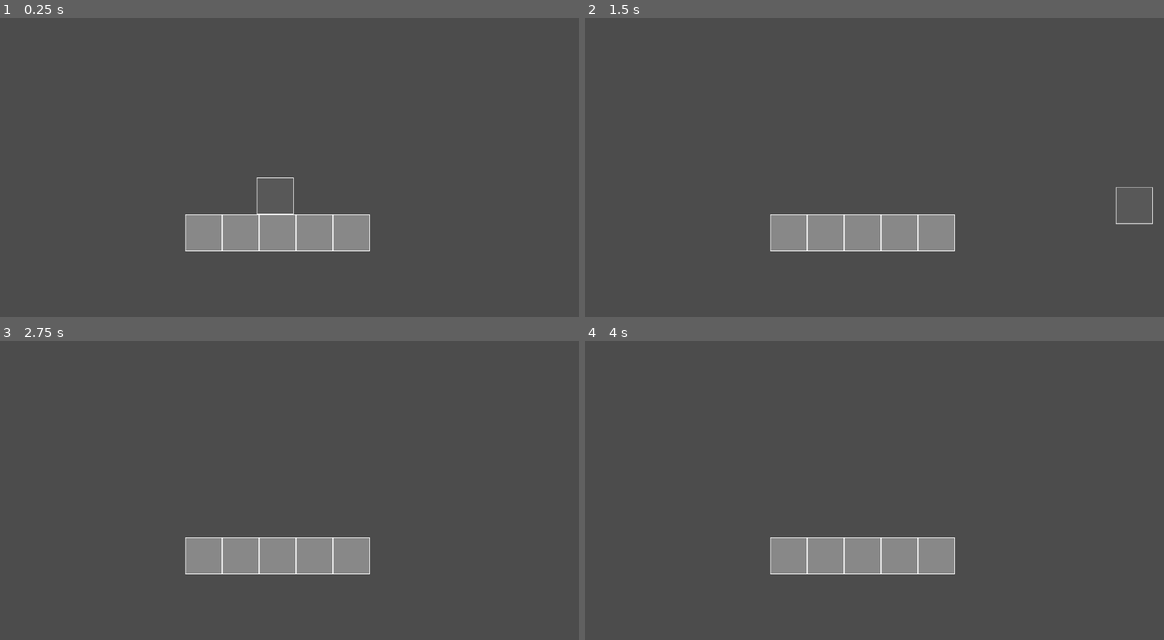
Above: before the commit, frames 1-4 (two rows, left to right).
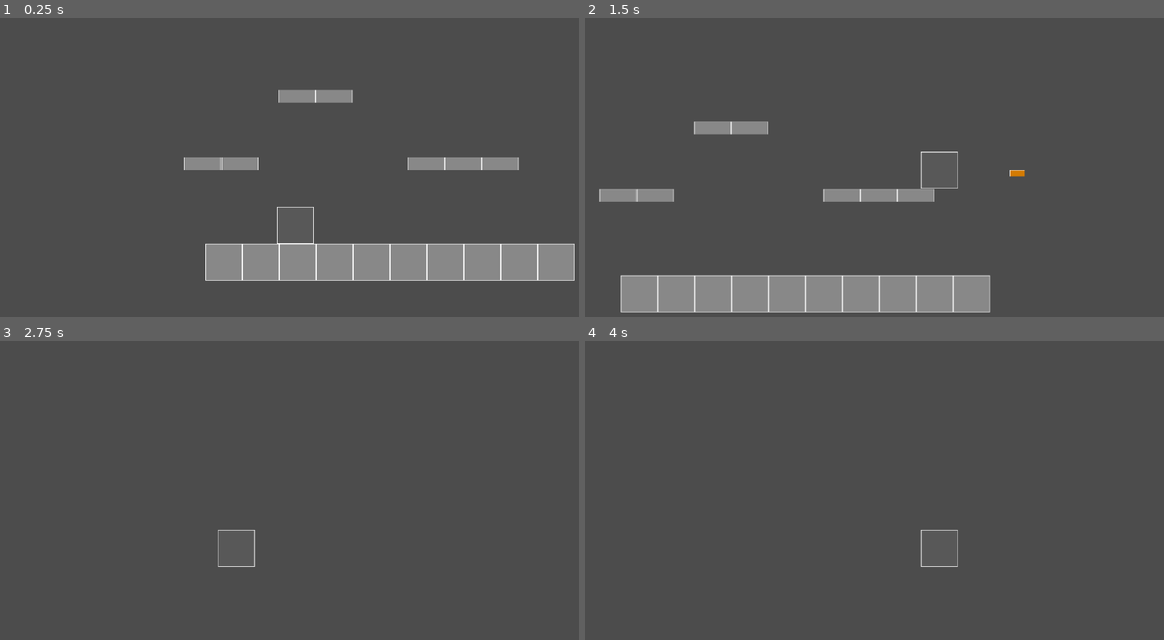
Above: after the commit, the same moments.

Repository: SageCreations/GAME1303FinalProject
Game: Godot game, scene res://_LevelScenes/TestLevel.tscn
Same seed, same stepped clock (60 frames per second), same inputs: the game is played once before the commit and once after it. The project has no main scene, so this scene is started directly.
Inputs:
- Up to frame 1 (0.25 s): no input
- Up to frame 2 (1.5 s): tap Enter at 0.5 s; hold D (lvl_1_move_right) from 0.53 s (still down); tap F (lvl_1_shoot, bound only after the commit) at 0.6, 1.35 s; tap Space (lvl_1_jump) at 0.77 s
- Up to frame 3 (2.75 s): tap Space (lvl_1_jump) at 1.52 s; release D (lvl_1_move_right) at 2.03 s; hold A (lvl_1_move_left) from 2.03 s (still down); tap F (lvl_1_shoot, bound only after the commit) at 2.1 s
- Up to frame 4 (4 s): tap Space (lvl_1_jump) at 2.75, 3.02, 3.77 s; release A (lvl_1_move_left) at 2.78 s; hold D (lvl_1_move_right) from 2.78 s (still down); tap F (lvl_1_shoot, bound only after the commit) at 2.85, 3.6 s; tap Enter at 3.5 s

The runs differ from the first frame. In frame 1, 13% of the frame differs, in the area x 31-100%, y 23-88%; in frame 2, 14%, in the area x 2-99%, y 34-99%; in frame 3, 3.9%; in frame 4, 4.0%.

Commit message:
finished basic player controller

Diff:
--- a/DungeonBosses/Prefabs/Player_Level_1.tscn
+++ b/DungeonBosses/Prefabs/Player_Level_1.tscn
@@ -1,7 +1,8 @@
-[gd_scene load_steps=5 format=2]
+[gd_scene load_steps=6 format=2]
 
 [ext_resource path="res://Sprites/Prototyping/DarkGrey_Box64x64.png" type="Texture" id=1]
 [ext_resource path="res://Scripts/Player_Level_1.gd" type="Script" id=2]
+[ext_resource path="res://Prefabs/bullet.tscn" type="PackedScene" id=3]
 
 [sub_resource type="RectangleShape2D" id=1]
 extents = Vector2( 32, 32 )
@@ -11,6 +12,7 @@
 
 [node name="Player" type="KinematicBody2D"]
 script = ExtResource( 2 )
+bullet_scene = ExtResource( 3 )
 
 [node name="Sprite" type="Sprite" parent="."]
 texture = ExtResource( 1 )
@@ -21,3 +23,8 @@
 [node name="circleCollision" type="CollisionShape2D" parent="."]
 position = Vector2( 0, 1 )
 shape = SubResource( 2 )
+
+[node name="Camera2D" type="Camera2D" parent="."]
+current = true
+drag_margin_h_enabled = true
+drag_margin_v_enabled = true
--- /dev/null
+++ b/DungeonBosses/Prefabs/bullet.tscn
@@ -0,0 +1,28 @@
+[gd_scene load_steps=4 format=2]
+
+[ext_resource path="res://Scripts/bullet.gd" type="Script" id=1]
+[ext_resource path="res://Sprites/Prototyping/Orange_Box64x64.png" type="Texture" id=2]
+
+[sub_resource type="RectangleShape2D" id=1]
+extents = Vector2( 13, 5.5 )
+
+[node name="bullet" type="RigidBody2D"]
+mode = 3
+mass = 0.00102041
+gravity_scale = 0.0
+script = ExtResource( 1 )
+
+[node name="Sprite" type="Sprite" parent="."]
+scale = Vector2( 0.40625, 0.171875 )
+texture = ExtResource( 2 )
+centered = false
+
+[node name="CollisionShape2D" type="CollisionShape2D" parent="."]
+position = Vector2( 13, 5.5 )
+shape = SubResource( 1 )
+
+[node name="Timer" type="Timer" parent="."]
+wait_time = 0.2
+
+[connection signal="body_shape_entered" from="." to="." method="_on_bullet_body_shape_entered"]
+[connection signal="timeout" from="Timer" to="." method="_on_Timer_timeout"]
--- a/DungeonBosses/Scripts/Player_Level_1.gd
+++ b/DungeonBosses/Scripts/Player_Level_1.gd
@@ -9,15 +9,18 @@
 export var gravity = 50
 export var max_fall_speed = 1000
 
+export (PackedScene) var bullet_scene
 
 #onready var anim_player = $AnimationPlayer
 onready var sprite = $Sprite
 
 var y_vel = 0
 var facing_right = false
+var bullet_dir
 
 #function handles movement and jump
 func _physics_process(delta):
+	# left and right movement
 	var move_dir = 0
 	if Input.is_action_pressed("lvl_1_move_right"):
 		move_dir += 1
@@ -25,6 +28,7 @@
 		move_dir -= 1
 	move_and_slide(Vector2(move_dir * move_speed, y_vel), Vector2(0, -1))
 
+	# jump
 	var grounded = is_on_floor()
 	y_vel += gravity
 	if (grounded && Input.is_action_just_pressed("lvl_1_jump")):
@@ -34,10 +38,19 @@
 	if (y_vel > max_fall_speed):
 		y_vel = max_fall_speed
 
+	# flip sprite direction, made it direct bullet direction too
 	if (facing_right && move_dir < 0):
 		flip()
 	if (!facing_right && move_dir > 0):
 		flip()
+
+	if(facing_right):
+		bullet_dir = 1
+	else:
+		bullet_dir = -1
+	# shoot
+	if (Input.is_action_just_pressed("lvl_1_shoot")):
+		shoot(bullet_dir)
 
 #	if (grounded):
 #		if (move_dir == 0):
@@ -47,6 +60,14 @@
 #	else:
 #		play_anim("jump")
 
+# function for shooting
+func shoot(dir):
+	var bullet = bullet_scene.instance()
+	if (dir > 0):
+		bullet.setup(Vector2(position.x+32, position.y), rotation, dir)
+	else:
+		bullet.setup(Vector2(position.x-64, position.y), rotation, dir)
+	get_parent().add_child(bullet)
 
 # function to flip sprite direction
 func flip():
--- /dev/null
+++ b/DungeonBosses/Scripts/bullet.gd
@@ -0,0 +1,30 @@
+extends RigidBody2D
+
+export (float) var speed = 20.0
+var start_pos
+export (int) var distance = 300
+
+func _ready():
+	pass
+
+# dir should be 1(right) or -1(left)
+func setup(pos, rot, dir):
+	position = pos
+	rotation = rot
+	speed = dir * speed
+	start_pos = position.x
+
+
+#position.x > start_pos-distance
+func _physics_process(_delta):
+	if (position.x < start_pos+distance && position.x > start_pos-distance):
+		position.x += speed
+	else:
+		queue_free()
+
+func _on_Timer_timeout():
+	queue_free()
+
+func _on_bullet_body_shape_entered(body_rid, body, body_shape_index, local_shape_index):
+	$collision_shape.queue_free()
+	$sprite.queue_free()
--- a/DungeonBosses/_LevelScenes/TestLevel.tscn
+++ b/DungeonBosses/_LevelScenes/TestLevel.tscn
@@ -20,58 +20,223 @@
 
 [node name="test" type="Node2D"]
 
-[node name="ground" type="Sprite" parent="."]
+[node name="ground assets" type="Node" parent="."]
+
+[node name="ground" type="Sprite" parent="ground assets"]
 position = Vector2( 321, 341 )
 texture = ExtResource( 1 )
 centered = false
 
-[node name="StaticBody2D" type="StaticBody2D" parent="ground"]
-
-[node name="CollisionShape2D" type="CollisionShape2D" parent="ground/StaticBody2D"]
+[node name="StaticBody2D" type="StaticBody2D" parent="ground assets/ground"]
+
+[node name="CollisionShape2D" type="CollisionShape2D" parent="ground assets/ground/StaticBody2D"]
 position = Vector2( 32, 32.5 )
 shape = SubResource( 1 )
 
-[node name="ground2" type="Sprite" parent="."]
+[node name="ground2" type="Sprite" parent="ground assets"]
 position = Vector2( 385, 341 )
 texture = ExtResource( 1 )
 centered = false
 
-[node name="StaticBody2D" type="StaticBody2D" parent="ground2"]
-
-[node name="CollisionShape2D" type="CollisionShape2D" parent="ground2/StaticBody2D"]
+[node name="StaticBody2D" type="StaticBody2D" parent="ground assets/ground2"]
+
+[node name="CollisionShape2D" type="CollisionShape2D" parent="ground assets/ground2/StaticBody2D"]
 position = Vector2( 32, 32.5 )
 shape = SubResource( 2 )
 
-[node name="ground3" type="Sprite" parent="."]
+[node name="ground3" type="Sprite" parent="ground assets"]
 position = Vector2( 449, 341 )
 texture = ExtResource( 1 )
 centered = false
 
-[node name="StaticBody2D" type="StaticBody2D" parent="ground3"]
-
-[node name="CollisionShape2D" type="CollisionShape2D" parent="ground3/StaticBody2D"]
+[node name="StaticBody2D" type="StaticBody2D" parent="ground assets/ground3"]
+
+[node name="CollisionShape2D" type="CollisionShape2D" parent="ground assets/ground3/StaticBody2D"]
 position = Vector2( 32, 32.5 )
 shape = SubResource( 3 )
 
-[node name="ground4" type="Sprite" parent="."]
+[node name="ground4" type="Sprite" parent="ground assets"]
 position = Vector2( 513, 341 )
 texture = ExtResource( 1 )
 centered = false
 
-[node name="StaticBody2D" type="StaticBody2D" parent="ground4"]
-
-[node name="CollisionShape2D" type="CollisionShape2D" parent="ground4/StaticBody2D"]
+[node name="StaticBody2D" type="StaticBody2D" parent="ground assets/ground4"]
+
+[node name="CollisionShape2D" type="CollisionShape2D" parent="ground assets/ground4/StaticBody2D"]
 position = Vector2( 32, 32.5 )
 shape = SubResource( 4 )
 
-[node name="ground5" type="Sprite" parent="."]
+[node name="ground5" type="Sprite" parent="ground assets"]
 position = Vector2( 577, 341 )
 texture = ExtResource( 1 )
 centered = false
 
-[node name="StaticBody2D" type="StaticBody2D" parent="ground5"]
-
-[node name="CollisionShape2D" type="CollisionShape2D" parent="ground5/StaticBody2D"]
+[node name="StaticBody2D" type="StaticBody2D" parent="ground assets/ground5"]
+
+[node name="CollisionShape2D" type="CollisionShape2D" parent="ground assets/ground5/StaticBody2D"]
+position = Vector2( 32, 32.5 )
+shape = SubResource( 5 )
+
+[node name="ground6" type="Sprite" parent="ground assets"]
+position = Vector2( 641, 341 )
+texture = ExtResource( 1 )
+centered = false
+
+[node name="StaticBody2D" type="StaticBody2D" parent="ground assets/ground6"]
+visible = false
+
+[node name="CollisionShape2D" type="CollisionShape2D" parent="ground assets/ground6/StaticBody2D"]
+visible = false
+position = Vector2( 32, 32.5 )
+shape = SubResource( 5 )
+
+[node name="ground7" type="Sprite" parent="ground assets"]
+position = Vector2( 897, 341 )
+texture = ExtResource( 1 )
+centered = false
+
+[node name="StaticBody2D" type="StaticBody2D" parent="ground assets/ground7"]
+visible = false
+
+[node name="CollisionShape2D" type="CollisionShape2D" parent="ground assets/ground7/StaticBody2D"]
+visible = false
+position = Vector2( 32, 32.5 )
+shape = SubResource( 5 )
+
+[node name="ground11" type="Sprite" parent="ground assets"]
+position = Vector2( 672, 191 )
+scale = Vector2( 1, 0.34375 )
+texture = ExtResource( 1 )
+centered = false
+
+[node name="StaticBody2D" type="StaticBody2D" parent="ground assets/ground11"]
+visible = false
+
+[node name="CollisionShape2D" type="CollisionShape2D" parent="ground assets/ground11/StaticBody2D"]
+visible = false
+position = Vector2( 32, 32.5 )
+shape = SubResource( 5 )
+
+[node name="ground12" type="Sprite" parent="ground assets"]
+position = Vector2( 736, 191 )
+scale = Vector2( 1, 0.34375 )
+texture = ExtResource( 1 )
+centered = false
+
+[node name="StaticBody2D" type="StaticBody2D" parent="ground assets/ground12"]
+visible = false
+
+[node name="CollisionShape2D" type="CollisionShape2D" parent="ground assets/ground12/StaticBody2D"]
+visible = false
+position = Vector2( 32, 32.5 )
+shape = SubResource( 5 )
+
+[node name="ground13" type="Sprite" parent="ground assets"]
+position = Vector2( 800, 191 )
+scale = Vector2( 1, 0.34375 )
+texture = ExtResource( 1 )
+centered = false
+
+[node name="StaticBody2D" type="StaticBody2D" parent="ground assets/ground13"]
+visible = false
+
+[node name="CollisionShape2D" type="CollisionShape2D" parent="ground assets/ground13/StaticBody2D"]
+visible = false
+position = Vector2( 32, 32.5 )
+shape = SubResource( 5 )
+
+[node name="ground14" type="Sprite" parent="ground assets"]
+position = Vector2( 349, 191 )
+scale = Vector2( 1, 0.34375 )
+texture = ExtResource( 1 )
+centered = false
+
+[node name="StaticBody2D" type="StaticBody2D" parent="ground assets/ground14"]
+visible = false
+
+[node name="CollisionShape2D" type="CollisionShape2D" parent="ground assets/ground14/StaticBody2D"]
+visible = false
+position = Vector2( 32, 32.5 )
+shape = SubResource( 5 )
+
+[node name="ground15" type="Sprite" parent="ground assets"]
+position = Vector2( 284, 191 )
+scale = Vector2( 1, 0.34375 )
+texture = ExtResource( 1 )
+centered = false
+
+[node name="StaticBody2D" type="StaticBody2D" parent="ground assets/ground15"]
+visible = false
+
+[node name="CollisionShape2D" type="CollisionShape2D" parent="ground assets/ground15/StaticBody2D"]
+visible = false
+position = Vector2( 32, 32.5 )
+shape = SubResource( 5 )
+
+[node name="ground16" type="Sprite" parent="ground assets"]
+position = Vector2( 448, 74 )
+scale = Vector2( 1, 0.34375 )
+texture = ExtResource( 1 )
+centered = false
+
+[node name="StaticBody2D" type="StaticBody2D" parent="ground assets/ground16"]
+visible = false
+
+[node name="CollisionShape2D" type="CollisionShape2D" parent="ground assets/ground16/StaticBody2D"]
+visible = false
+position = Vector2( 32, 32.5 )
+shape = SubResource( 5 )
+
+[node name="ground17" type="Sprite" parent="ground assets"]
+position = Vector2( 512, 74 )
+scale = Vector2( 1, 0.34375 )
+texture = ExtResource( 1 )
+centered = false
+
+[node name="StaticBody2D" type="StaticBody2D" parent="ground assets/ground17"]
+visible = false
+
+[node name="CollisionShape2D" type="CollisionShape2D" parent="ground assets/ground17/StaticBody2D"]
+visible = false
+position = Vector2( 32, 32.5 )
+shape = SubResource( 5 )
+
+[node name="ground8" type="Sprite" parent="ground assets"]
+position = Vector2( 833, 341 )
+texture = ExtResource( 1 )
+centered = false
+
+[node name="StaticBody2D" type="StaticBody2D" parent="ground assets/ground8"]
+visible = false
+
+[node name="CollisionShape2D" type="CollisionShape2D" parent="ground assets/ground8/StaticBody2D"]
+visible = false
+position = Vector2( 32, 32.5 )
+shape = SubResource( 5 )
+
+[node name="ground9" type="Sprite" parent="ground assets"]
+position = Vector2( 769, 341 )
+texture = ExtResource( 1 )
+centered = false
+
+[node name="StaticBody2D" type="StaticBody2D" parent="ground assets/ground9"]
+visible = false
+
+[node name="CollisionShape2D" type="CollisionShape2D" parent="ground assets/ground9/StaticBody2D"]
+visible = false
+position = Vector2( 32, 32.5 )
+shape = SubResource( 5 )
+
+[node name="ground10" type="Sprite" parent="ground assets"]
+position = Vector2( 705, 341 )
+texture = ExtResource( 1 )
+centered = false
+
+[node name="StaticBody2D" type="StaticBody2D" parent="ground assets/ground10"]
+visible = false
+
+[node name="CollisionShape2D" type="CollisionShape2D" parent="ground assets/ground10/StaticBody2D"]
+visible = false
 position = Vector2( 32, 32.5 )
 shape = SubResource( 5 )
 
--- a/DungeonBosses/project.godot
+++ b/DungeonBosses/project.godot
@@ -35,6 +35,13 @@
 , Object(InputEventJoypadButton,"resource_local_to_scene":false,"resource_name":"","device":0,"button_index":0,"pressure":0.0,"pressed":false,"script":null)
  ]
 }
+lvl_1_shoot={
+"deadzone": 0.5,
+"events": [ Object(InputEventKey,"resource_local_to_scene":false,"resource_name":"","device":0,"alt":false,"shift":false,"control":false,"meta":false,"command":false,"pressed":false,"scancode":70,"physical_scancode":0,"unicode":0,"echo":false,"script":null)
+, Object(InputEventMouseButton,"resource_local_to_scene":false,"resource_name":"","device":0,"alt":false,"shift":false,"control":false,"meta":false,"command":false,"button_mask":0,"position":Vector2( 0, 0 ),"global_position":Vector2( 0, 0 ),"factor":1.0,"button_index":1,"pressed":false,"doubleclick":false,"script":null)
+, Object(InputEventJoypadButton,"resource_local_to_scene":false,"resource_name":"","device":0,"button_index":7,"pressure":0.0,"pressed":false,"script":null)
+ ]
+}
 
 [physics]
 
